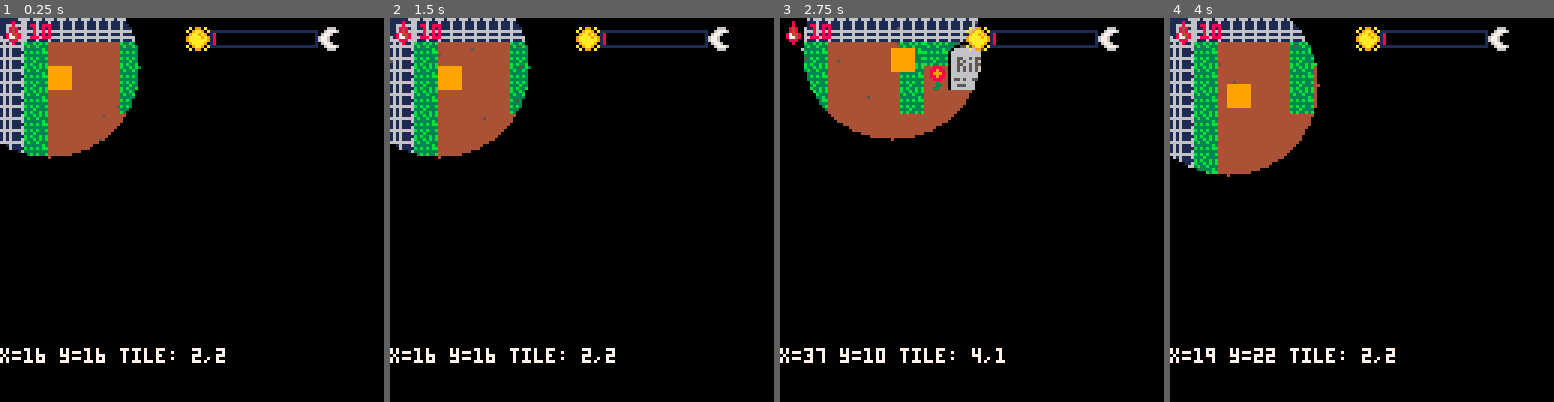
Above: before the commit, frames 1-4 (left to right).
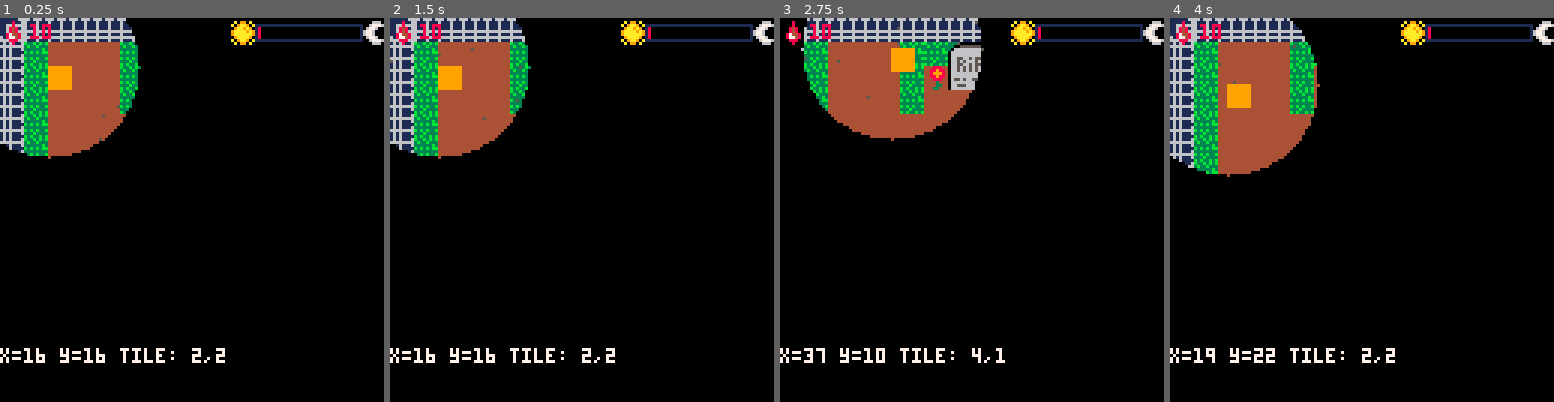
Above: after the commit, the same moments.

Repository: CarlaTabet/BitsAndBytes
Game: PICO-8 cartridge game.p8
Same seed, same stepped clock (60 frames per second), same inputs: the game is played once before the commit and once after it.
Inputs:
- Up to frame 1 (0.25 s): no input
- Up to frame 2 (1.5 s): no input
- Up to frame 3 (2.75 s): hold Right 1.6-2.1 s; hold Up 2.15-2.42 s; hold Right from 2.47 s (still down)
- Up to frame 4 (4 s): release Right at 3.03 s; hold Left 3.08-3.58 s; hold Down 3.63-3.97 s

The runs differ from the first frame. In frame 1, 1.9% of the frame differs, in the area x 48-100%, y 0-9%; in frame 2, 1.9%; in frame 3, 1.9%; in frame 4, 1.9%.

Commit message:
tweaking time bar

Diff:
--- a/game.p8
+++ b/game.p8
@@ -52,7 +52,7 @@
     spawn_blood_drop(25, 58)
 
     time_elapsed = 0
-    max_time = 60 * 60 -- 60 seconds at 60fps
+    max_time = 600 * 60 -- 60 seconds at 60fps
 
 end
 
@@ -181,8 +181,8 @@
 end
 
 function draw_time_bar()
-    local bar_x = 70
-    local bar_y = 4
+    local bar_x = 85
+    local bar_y = 2
     local bar_w = 35
     local bar_h = 5
 
@@ -194,7 +194,7 @@
     rectfill(bar_x + 1, bar_y + 1, bar_x + bar_w - 1, bar_y + bar_h - 1, 0)
 
     local t = time_elapsed / max_time
-    local fill_w = flr((bar_w - 2) * t)
+    local fill_w = flr((bar_w - 2) * (1 - t))
     rectfill(bar_x + 1, bar_y + 1, bar_x + 1 + fill_w, bar_y + bar_h - 1, 8)
 end
 
